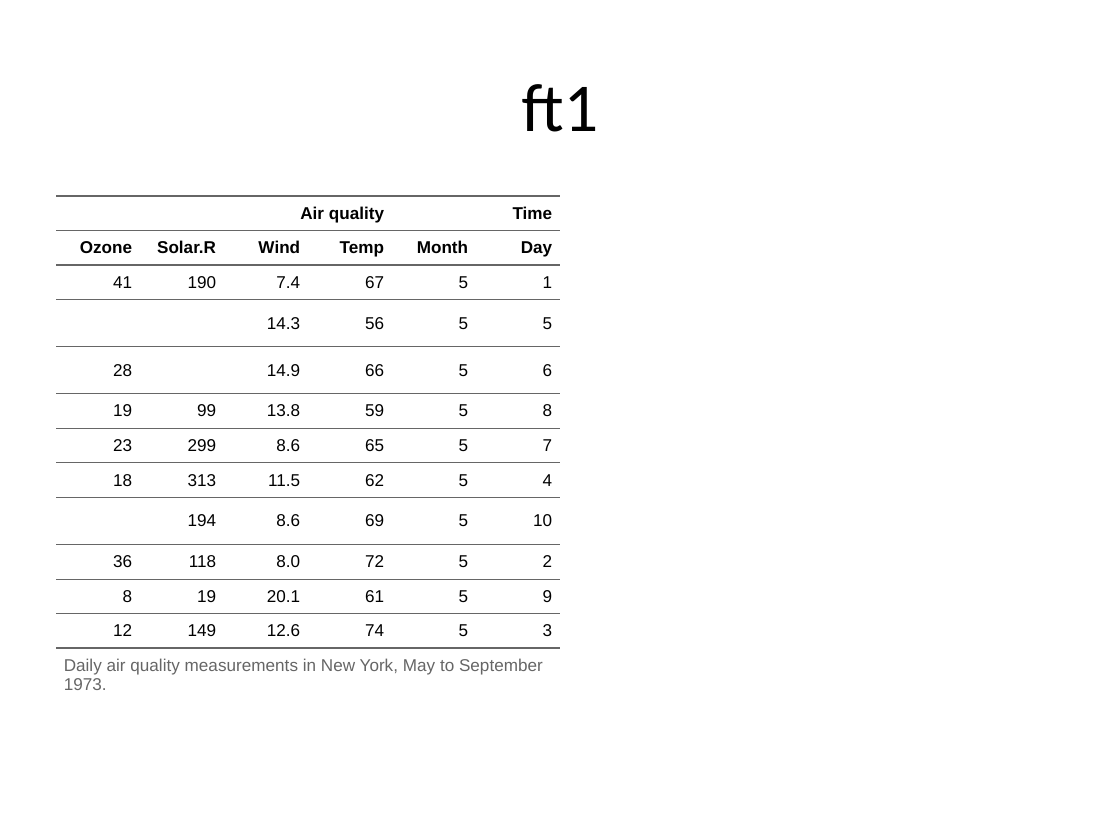
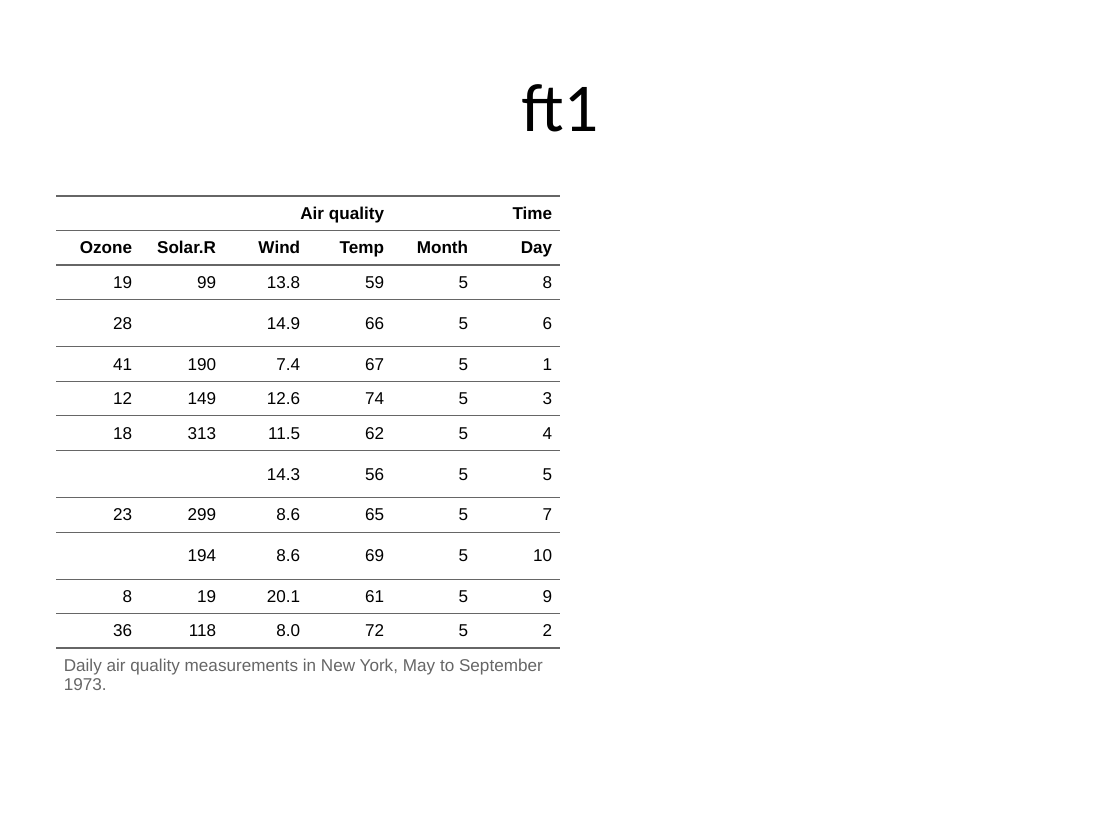
Before and after one commit to RaymondLTremblay/Visualizacion_Datos, a slide deck: slide 1 of ft.pptx. Drawn at 1120x840 pixels with LibreOffice and Linux fonts; fonts in the diff are those of the drawing. Boxes give left, top, right and bottom in pixels: in the first picture for what was removed or moved away, otherwise in the second. Text is boxed around its words. In the diff, an @@ line names an element or a change of style, - is before the commit and + after.

```diff
--- a/ft.pptx
+++ b/ft.pptx
@@ table at [56,196,560,750] @@
+row 3: 19 | 99 | 13.8 | 59 | 5 | 8
+row 4: 28 |  | 14.9 | 66 | 5 | 6
+row 6: 12 | 149 | 12.6 | 74 | 5 | 3
+row 7: 18 | 313 | 11.5 | 62 | 5 | 4
-row 5: 28 |  | 14.9 | 66 | 5 | 6
-row 6: 19 | 99 | 13.8 | 59 | 5 | 8
-row 8: 18 | 313 | 11.5 | 62 | 5 | 4
+row 11: 8 | 19 | 20.1 | 61 | 5 | 9
-row 11: 8 | 19 | 20.1 | 61 | 5 | 9
-row 12: 12 | 149 | 12.6 | 74 | 5 | 3
```
Also in this commit, not shown: 11 other files.
